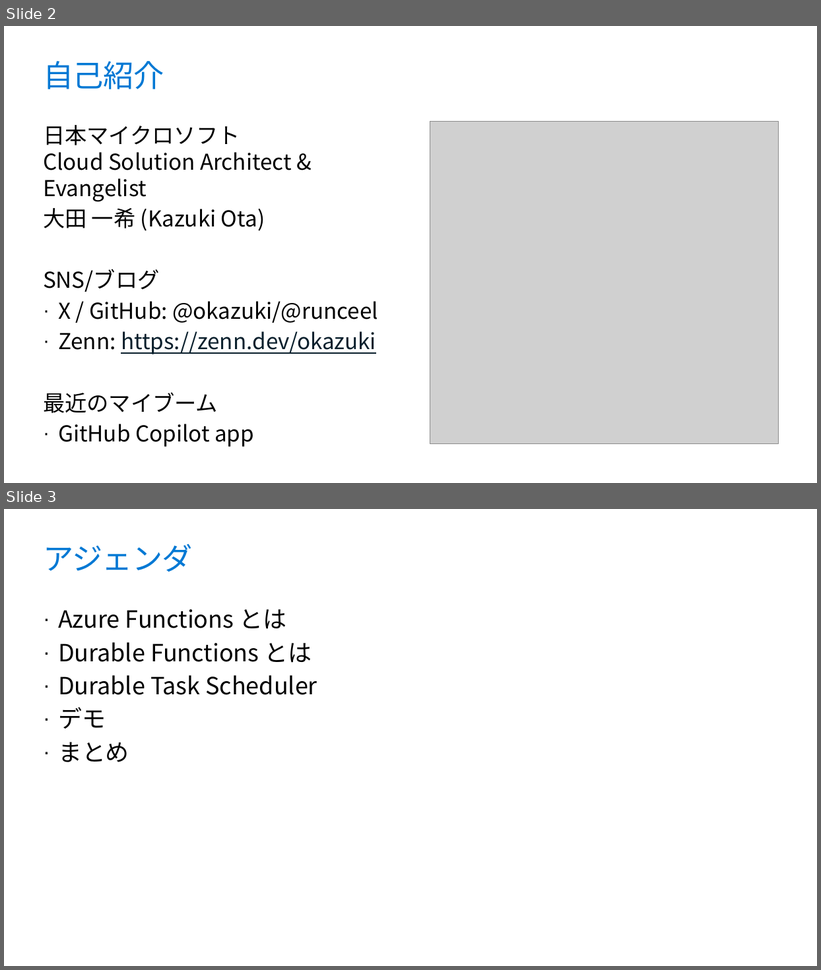
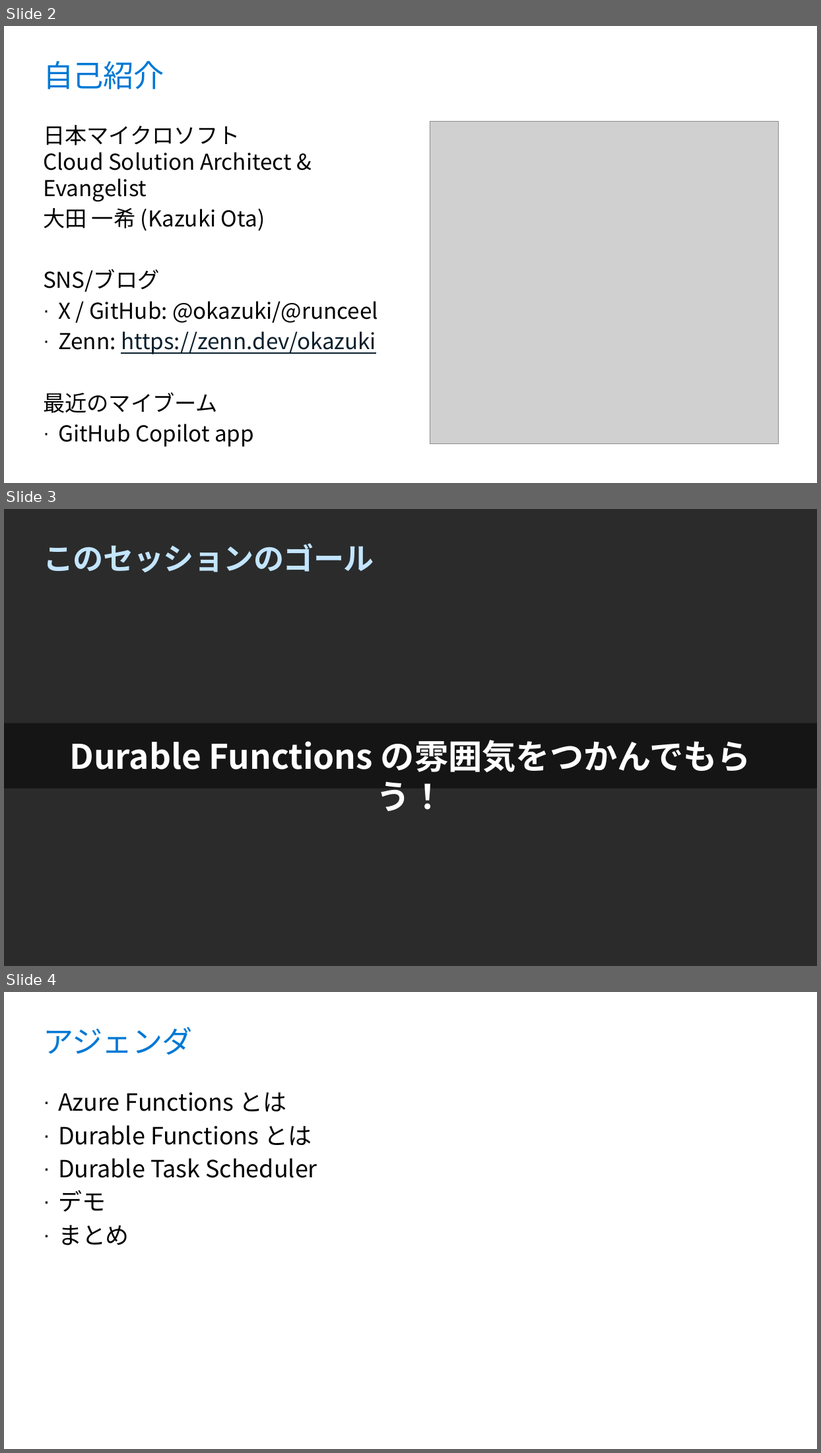
Before and after one commit to runceel/yonayona-durable, a slide deck: slides/slides.pptx. Shown one above the other, each under a label of ours: slides 2 and 3 before the commit, slides 2, 3 and 4 after it. The pictures are 821x970 and 821x1453 pixels, drawn with LibreOffice and Linux fonts; fonts in the diff are those of the drawing; grey boxes stand for pictures; background and template pictures are left out; a plain dark background stands for a picture behind light text. Boxes give left, top, right and bottom in pixels: in the first picture for what was removed or moved away, otherwise in the second. Text is boxed around its words. In the diff, an @@ line names an element or a change of style, - is before the commit and + after.

```diff
--- a/slides/slides.pptx
+++ b/slides/slides.pptx
@@ slide 3 added at bbox=[4, 509, 817, 966], background picture (left out) @@
@@ title added at bbox=[43, 543, 374, 572], 36 pt, text #C3E5FF, bold @@
+このセッションのゴール
@@ text added at bbox=[4, 723, 817, 788], fill #000000 at 50% opacity, 40 pt, text #FFFFFF, bold @@
+Durable Functions の雰囲気をつかんでもらう！
@@ what was slide 3 is now slide 4 @@
```
Also in this commit, not shown: 11 slides changed, 2 other slides added, 2 slides removed, 4 other files.
